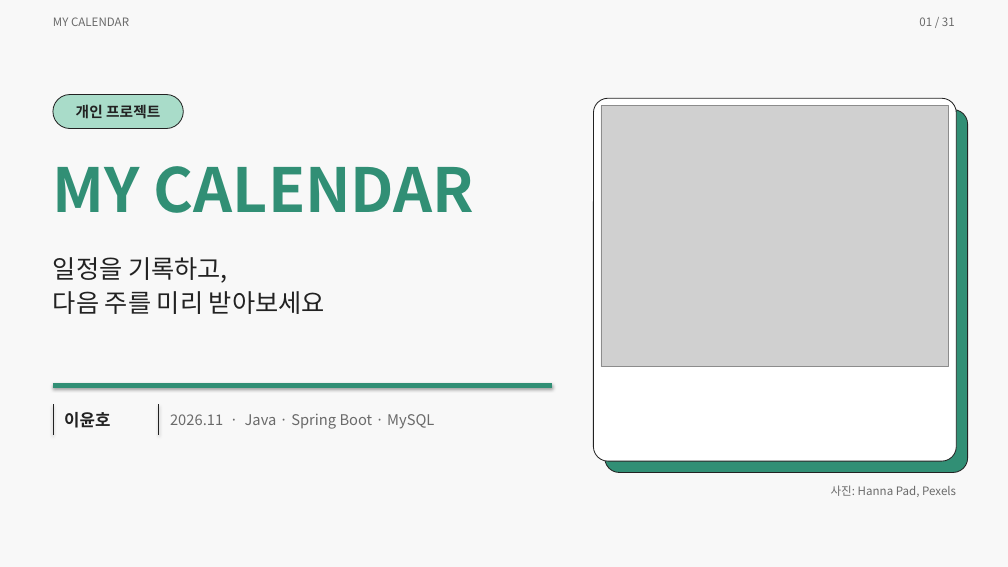
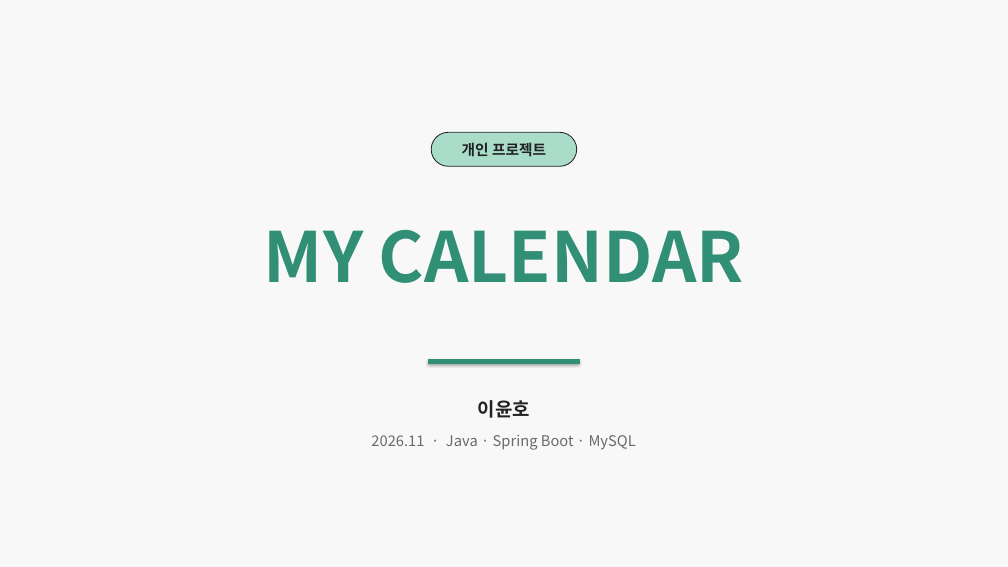
Before and after one commit to ho8566z/calendar-bot_word, a slide deck: slide 1 of ppt/개인 프로젝트.pptx. Drawn at 1008x567 pixels with LibreOffice and Linux fonts; fonts in the diff are those of the drawing; grey boxes stand for pictures. Boxes give left, top, right and bottom in pixels: in the first picture for what was removed or moved away, otherwise in the second. Text is boxed around its words. In the diff, an @@ line names an element or a change of style, - is before the commit and + after.

```diff
--- a/ppt/개인 프로젝트.pptx
+++ b/ppt/개인 프로젝트.pptx
@@ text removed at box(53, 17, 129, 26) @@
-MY CALENDAR
@@ text removed at box(919, 17, 955, 26) @@
-01 / 31
@@ rounded rectangle removed at box(594, 98, 957, 461) @@
@@ picture removed at box(601, 106, 949, 367) @@
@@ rounded rectangle removed at box(605, 110, 968, 473) @@
@@ text "개인 프로젝트": place and size @@
-text "개인 프로젝트" at box(53, 95, 184, 129)
+text "개인 프로젝트" at box(462, 142, 546, 157)
@@ text "개인 프로젝트" at box(462, 142, 546, 157): fill #A9DCC9 to none; outline #222222 0.8 pt to none @@
@@ rounded rectangle added at box(431, 132, 577, 166), fill #A9DCC9, outline #222222 0.8 pt @@
@@ text "MY CALENDAR": place and size @@
-text "MY CALENDAR" at box(53, 166, 474, 213)
+text "MY CALENDAR" at box(264, 229, 744, 283)
@@ text "MY CALENDAR" at box(264, 229, 744, 283): size 58 to 66 pt; alignment left to centre @@
@@ text removed at box(53, 257, 325, 314) @@
-일정을 기록하고,
-다음 주를 미리 받아보세요
@@ line removed from (53, 386) to (552, 386) @@
@@ line added from (429, 361) to (580, 361), #318F75 4 pt @@
@@ text "이윤호": place and size @@
-text "이윤호" at box(64, 412, 110, 428)
+text "이윤호" at box(478, 400, 530, 418)
@@ text "이윤호" at box(478, 400, 530, 418): size 16 to 18 pt; alignment left to centre; vertical alignment middle to top @@
@@ line removed from (53, 405) to (53, 435) @@
@@ line removed from (159, 405) to (159, 435) @@
@@ text "2026.11 · Java · Spring ...": place and size @@
-text "2026.11 · Java · Spring ..." at box(170, 414, 434, 429)
+text "2026.11 · Java · Spring ..." at box(371, 435, 636, 450)
@@ text "2026.11 · Java · Spring ..." at box(371, 435, 636, 450): alignment left to centre; vertical alignment middle to top @@
@@ text removed at box(831, 485, 956, 497) @@
-사진: Hanna Pad, Pexels
```
Also in this commit, not shown: 26 other slides changed, 2 slides added, 4 slides removed.
